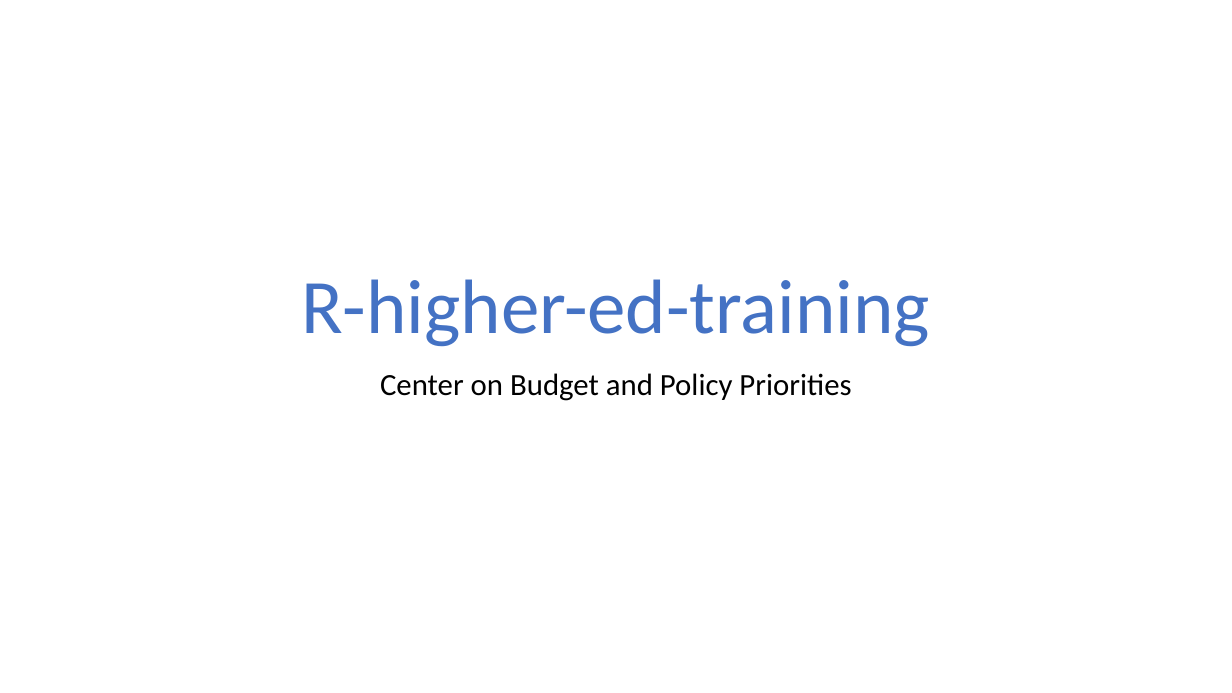
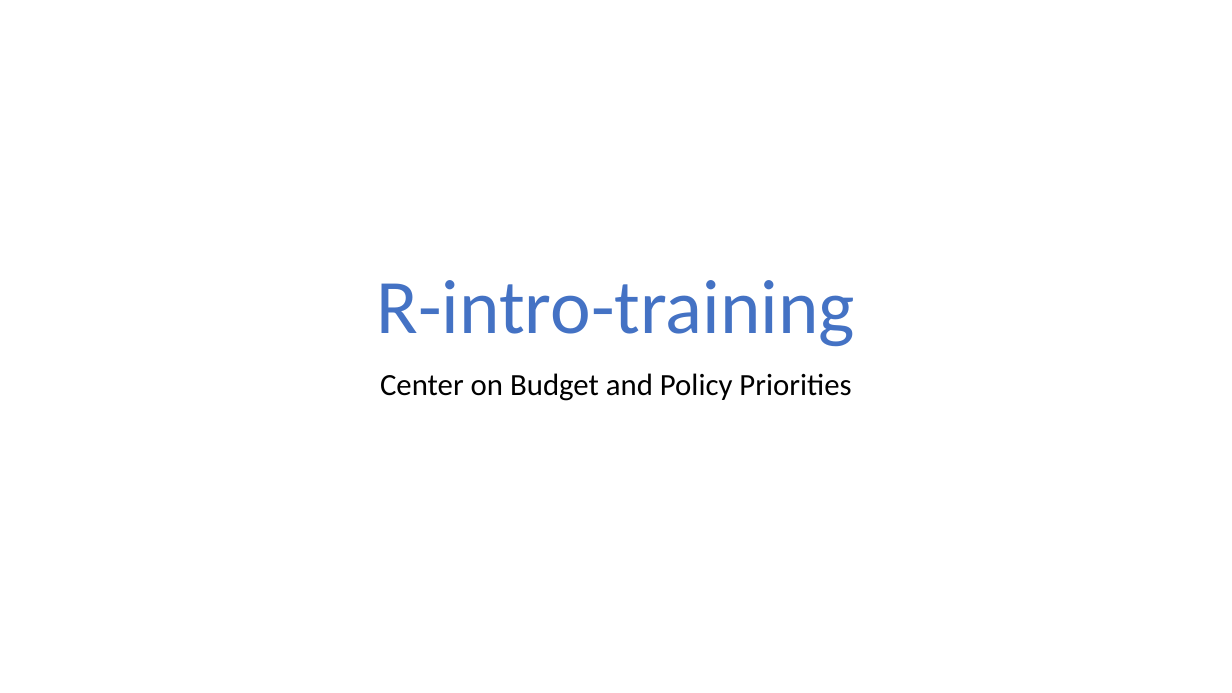
Before and after one commit to CenterOnBudget/r-intro-training, a slide deck: slide 1 of slides/intro_slides.pptx. Drawn at 1232x693 pixels with LibreOffice and Linux fonts; fonts in the diff are those of the drawing. Boxes give left, top, right and bottom in pixels: in the first picture for what was removed or moved away, otherwise in the second. Text is boxed around its words. In the diff, an @@ line names an element or a change of style, - is before the commit and + after.

```diff
--- a/slides/intro_slides.pptx
+++ b/slides/intro_slides.pptx
@@ title at (377,280,855,347): text changed @@
-R-higher-ed-training
+R-intro-training
```
Also in this commit, not shown: 2 other files.
